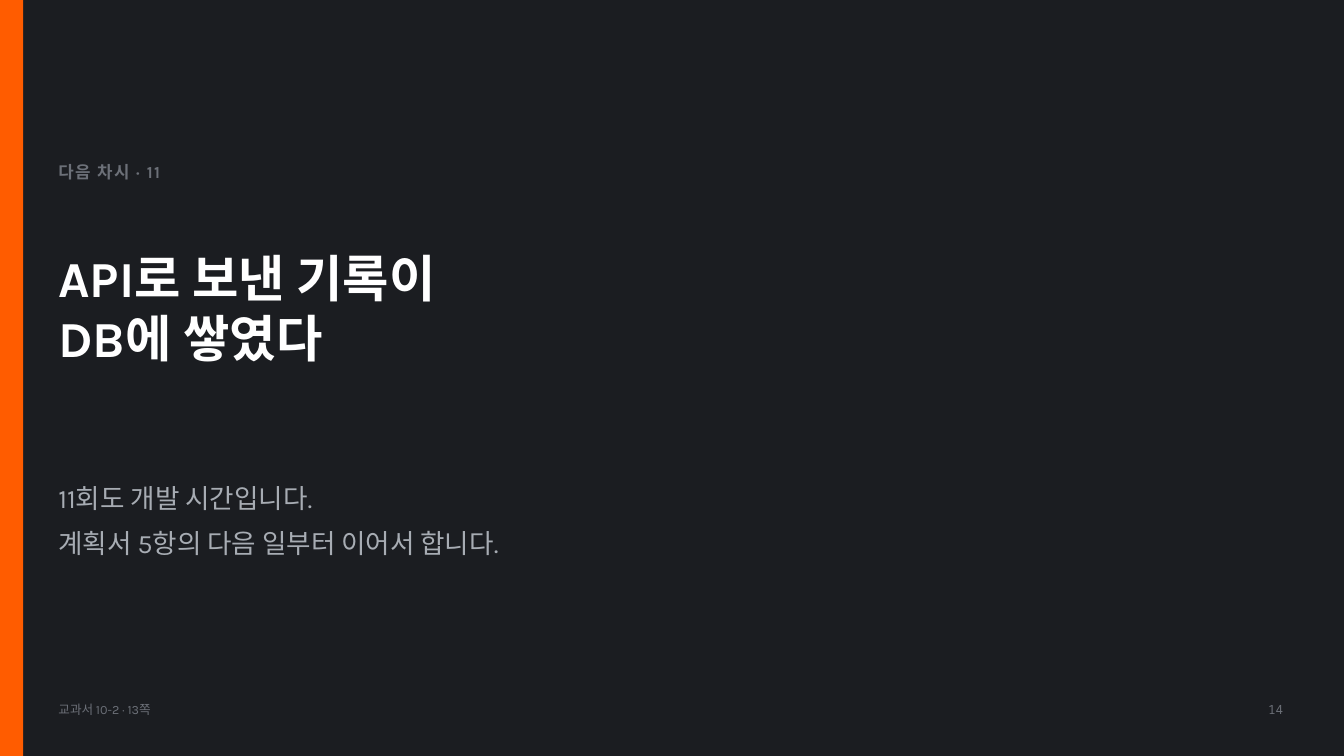
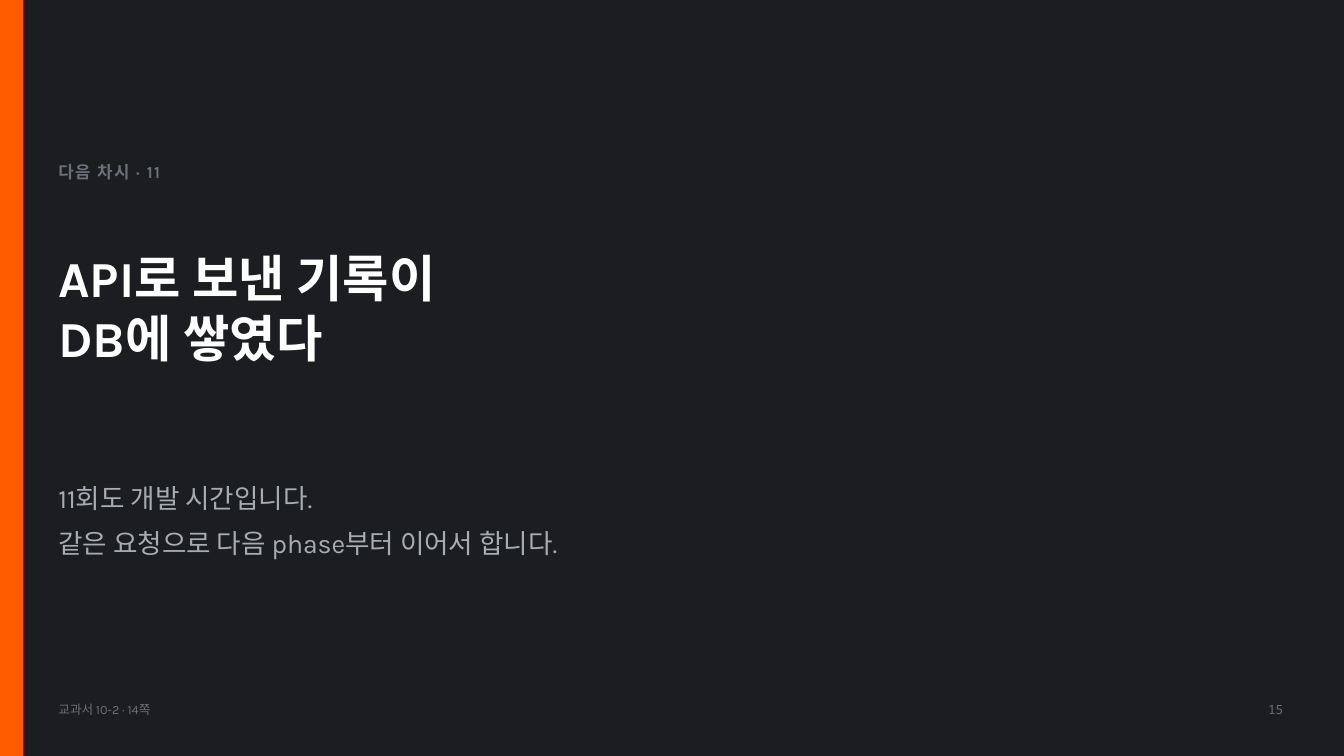
Before and after one commit to vcl-korea/2026-2nd-semester__jdh, a slide deck: slide 15 of 10/ppt/10-2_API와_서브에이전트.pptx (slide 14 before the commit). Drawn at 1344x756 pixels with LibreOffice and Linux fonts; fonts in the diff are those of the drawing. Boxes give left, top, right and bottom in pixels: in the first picture for what was removed or moved away, otherwise in the second. Text is boxed around its words. In the diff, an @@ line names an element or a change of style, - is before the commit and + after.

```diff
--- a/10/ppt/10-2_API와_서브에이전트.pptx
+++ b/10/ppt/10-2_API와_서브에이전트.pptx
@@ text at (x1=58, y1=531, x2=557, y2=559): text changed @@
-계획서 5항의 다음 일부터 이어서 합니다.
+같은 요청으로 다음 phase부터 이어서 합니다.
@@ text at (x1=58, y1=704, x2=151, y2=715): text changed @@
-교과서 10-2 · 13쪽
+교과서 10-2 · 14쪽
@@ text at (x1=1268, y1=705, x2=1283, y2=714): text changed @@
-14
+15
```
Also in this commit, not shown: 11 other slides changed, 2 slides added, 1 slide removed, 9 other files.
